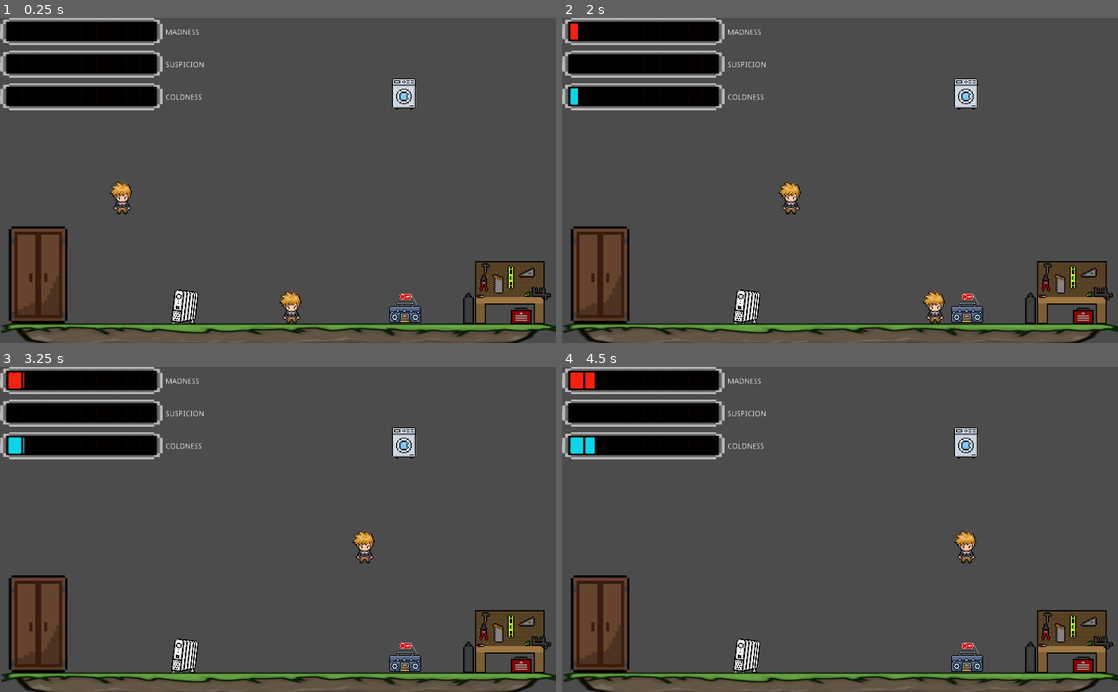
Above: before the commit, frames 1-4 (two rows, left to right).
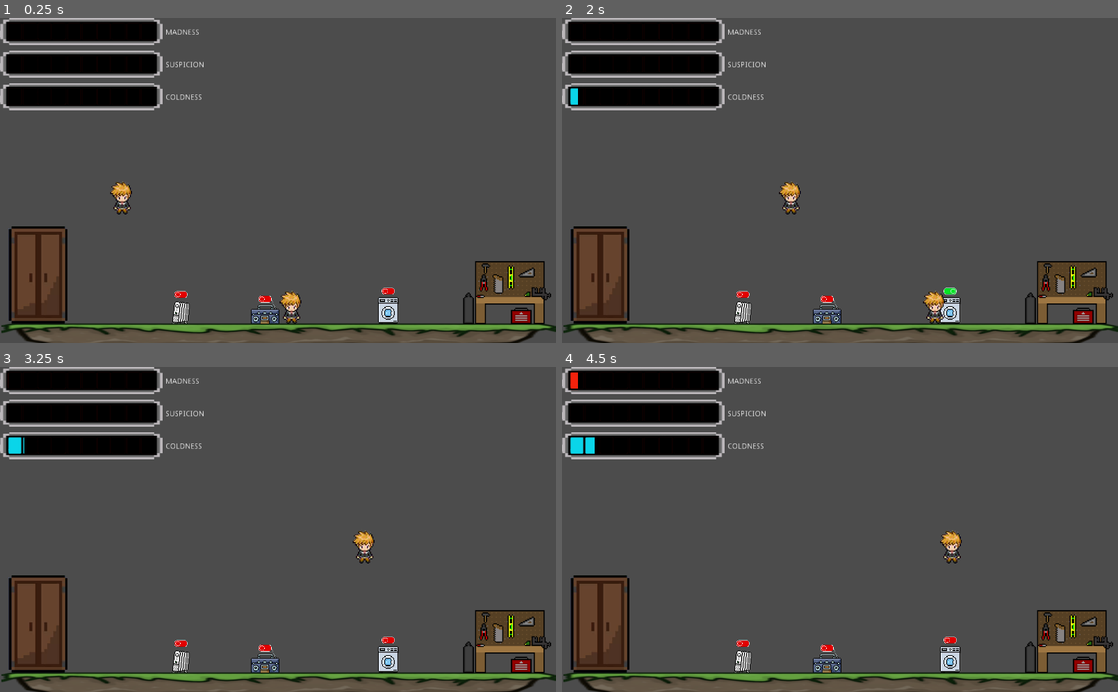
Above: after the commit, the same moments.

Repository: Gaspary23/Sombras_da_Familia
Game: Godot game, scene res://Game/Game.tscn
Same seed, same stepped clock (60 frames per second), same inputs: the game is played once before the commit and once after it.
Inputs:
- Up to frame 1 (0.25 s): no input
- Up to frame 2 (2 s): tap Enter at 0.5 s; hold Right (right) 0.53-1.28 s; tap E (interact) at 0.6, 1.35 s; hold Down (down) from 1.28 s (still down)
- Up to frame 3 (3.25 s): release Down (down) at 2.03 s; hold Right (right) from 2.03 s (still down); tap E (interact) at 2.1, 2.85 s
- Up to frame 4 (4.5 s): release Right (right) at 3.53 s; hold Left (left) from 3.53 s (still down); tap E (interact) at 3.6, 4.35 s; tap Space at 4.25 s

The runs differ from the first frame. In frame 1, 1.7% of the frame differs, in the area x 30-76%, y 18-95%; in frame 2, 1.7%; in frame 3, 1.8%; in frame 4, 2.3%, in the area x 2-76%, y 1-95%.

Commit message:
feat: xcf project

Diff:
--- a/Game/Game.gd
+++ b/Game/Game.gd
@@ -39,6 +39,7 @@
 	if time_elapsed % increment_time_value != 0 and !count_time:
 		count_time = true
 
+	# Check Game Over
 	if (progress_bars.madness_bar.value >= 100
 	or progress_bars.suspicion_bar.value >= 100
 	or progress_bars.coldness_bar.value >= 100):
--- a/Items/Heater.gd
+++ b/Items/Heater.gd
@@ -1,17 +1,21 @@
 extends Area2D
 
 signal heater_on
-#onready var sound = $Monster_Theme
+
+onready var sprite = $AnimatedSprite
+onready var sound = $AudioStreamPlayer
 var touchingPlayer = false
 
 
 func _process(_delta: float) -> void:
 	if (Input.is_action_just_pressed("interact") and touchingPlayer):
 		emit_signal("heater_on")
-#		if (not sound.is_playing()):
-#			sound.play()
-#		else:
-#			sound.stop()
+		if (not sound.is_playing()):
+			sound.play()
+			sprite.play("On")
+		else:
+			sound.stop()
+			sprite.play("Off")
 
 
 func _on_Heater_body_entered(_body: Node) -> void:
--- a/Items/Heater.tscn
+++ b/Items/Heater.tscn
@@ -1,21 +1,36 @@
-[gd_scene load_steps=4 format=2]
+[gd_scene load_steps=6 format=2]
 
-[ext_resource path="res://Items/Heater.png" type="Texture" id=1]
+[ext_resource path="res://Items/Heater_On.png" type="Texture" id=1]
 [ext_resource path="res://Items/Heater.gd" type="Script" id=2]
+[ext_resource path="res://Items/Heater_Off.png" type="Texture" id=3]
+
+[sub_resource type="SpriteFrames" id=2]
+animations = [ {
+"frames": [ ExtResource( 3 ) ],
+"loop": true,
+"name": "Off",
+"speed": 5.0
+}, {
+"frames": [ ExtResource( 1 ) ],
+"loop": true,
+"name": "On",
+"speed": 5.0
+} ]
 
 [sub_resource type="RectangleShape2D" id=1]
-extents = Vector2( 128.333, 158.333 )
+extents = Vector2( 16.5, 21 )
 
 [node name="Heater" type="Area2D"]
-rotation = 0.115192
-scale = Vector2( 0.2, 0.2 )
 script = ExtResource( 2 )
 
-[node name="Sprite" type="Sprite" parent="."]
-texture = ExtResource( 1 )
+[node name="AnimatedSprite" type="AnimatedSprite" parent="."]
+scale = Vector2( 0.13, 0.13 )
+frames = SubResource( 2 )
+animation = "Off"
 
 [node name="CollisionShape2D" type="CollisionShape2D" parent="."]
 visible = false
-position = Vector2( -3.76281, -18.0203 )
-rotation = -0.115192
+position = Vector2( 0.5, 12 )
 shape = SubResource( 1 )
+
+[node name="AudioStreamPlayer" type="AudioStreamPlayer" parent="."]
--- a/Items/Radio.gd
+++ b/Items/Radio.gd
@@ -1,7 +1,6 @@
 extends Area2D
 
 signal radio_playing
-
 
 onready var sprite = $AnimatedSprite
 onready var sound = $Monster_Theme
--- a/Items/Radio.tscn
+++ b/Items/Radio.tscn
@@ -19,7 +19,7 @@
 } ]
 
 [sub_resource type="RectangleShape2D" id=3]
-extents = Vector2( 29, 27 )
+extents = Vector2( 26, 17 )
 
 [node name="Radio" type="Area2D"]
 z_index = -1
@@ -32,6 +32,7 @@
 
 [node name="CollisionShape2D" type="CollisionShape2D" parent="."]
 visible = false
+position = Vector2( 0, 18 )
 shape = SubResource( 3 )
 
 [node name="Monster_Theme" type="AudioStreamPlayer" parent="."]
--- a/Items/Washing_Machine.gd
+++ b/Items/Washing_Machine.gd
@@ -1,6 +1,8 @@
 extends Area2D
 
 signal washing_machine_using
+
+onready var sprite = $AnimatedSprite
 onready var sound = $Washing
 var touchingPlayer = false
 onready var my_nodes_local_position = position
@@ -11,8 +13,10 @@
 		emit_signal("washing_machine_using")
 		if (not sound.is_playing()):
 			sound.play()
+			sprite.play("On")
 		else:
 			sound.stop()
+			sprite.play("Off")
 
 
 func _on_Washing_Machine_body_entered(body: Node) -> void:
--- a/Items/Washing_Machine.tscn
+++ b/Items/Washing_Machine.tscn
@@ -1,22 +1,37 @@
-[gd_scene load_steps=5 format=2]
+[gd_scene load_steps=7 format=2]
 
-[ext_resource path="res://Items/washing_machine.png" type="Texture" id=1]
+[ext_resource path="res://Items/Washing_Machine_On.png" type="Texture" id=1]
 [ext_resource path="res://SFX/Washing Machine.mp3" type="AudioStream" id=2]
 [ext_resource path="res://Items/Washing_Machine.gd" type="Script" id=3]
+[ext_resource path="res://Items/Washing_Machine_Off.png" type="Texture" id=4]
+
+[sub_resource type="SpriteFrames" id=2]
+animations = [ {
+"frames": [ ExtResource( 4 ) ],
+"loop": true,
+"name": "Off",
+"speed": 5.0
+}, {
+"frames": [ ExtResource( 1 ) ],
+"loop": true,
+"name": "On",
+"speed": 5.0
+} ]
 
 [sub_resource type="RectangleShape2D" id=1]
-extents = Vector2( 22, 28.25 )
+extents = Vector2( 19, 24 )
 
 [node name="Washing Machine" type="Area2D"]
 script = ExtResource( 3 )
 
-[node name="Sprite" type="Sprite" parent="."]
-scale = Vector2( 0.15, 0.15 )
-texture = ExtResource( 1 )
+[node name="AnimatedSprite" type="AnimatedSprite" parent="."]
+scale = Vector2( 0.13, 0.13 )
+frames = SubResource( 2 )
+animation = "Off"
 
 [node name="CollisionShape2D" type="CollisionShape2D" parent="."]
 visible = false
-position = Vector2( 0, -0.25 )
+position = Vector2( 0, 11 )
 shape = SubResource( 1 )
 
 [node name="Washing" type="AudioStreamPlayer" parent="."]
--- a/Levels/Level.tscn
+++ b/Levels/Level.tscn
@@ -39,14 +39,14 @@
 shape = SubResource( 1 )
 
 [node name="Radio" parent="Scenery" instance=ExtResource( 10 )]
-position = Vector2( 746, 536 )
+position = Vector2( 488, 529 )
 
 [node name="Washing_Machine" parent="Scenery" instance=ExtResource( 8 )]
-position = Vector2( 744, 140 )
+position = Vector2( 715, 529 )
 z_index = -1
 
 [node name="Heater" parent="Scenery" instance=ExtResource( 11 )]
-position = Vector2( 340, 536 )
+position = Vector2( 333, 532 )
 z_index = -1
 
 [node name="Wardrobe" parent="Scenery" instance=ExtResource( 7 )]
Binary file added: Items/Heater_Off.png
Not shown, added: Items/Heater_Off.png.import
Binary file added: Items/Heater_On.png
Not shown, added: Items/Heater_On.png.import
Binary file changed: Items/OffSprite.png
Binary file changed: Items/OnSprite.png
Binary file changed: Items/Radio_Off.png
Binary file changed: Items/Radio_On.png
Binary file added: Items/Washing_Machine_Off.png
Not shown, added: Items/Washing_Machine_Off.png.import
Binary file added: Items/Washing_Machine_On.png
Not shown, added: Items/Washing_Machine_On.png.import
(and 1 more such lines)
